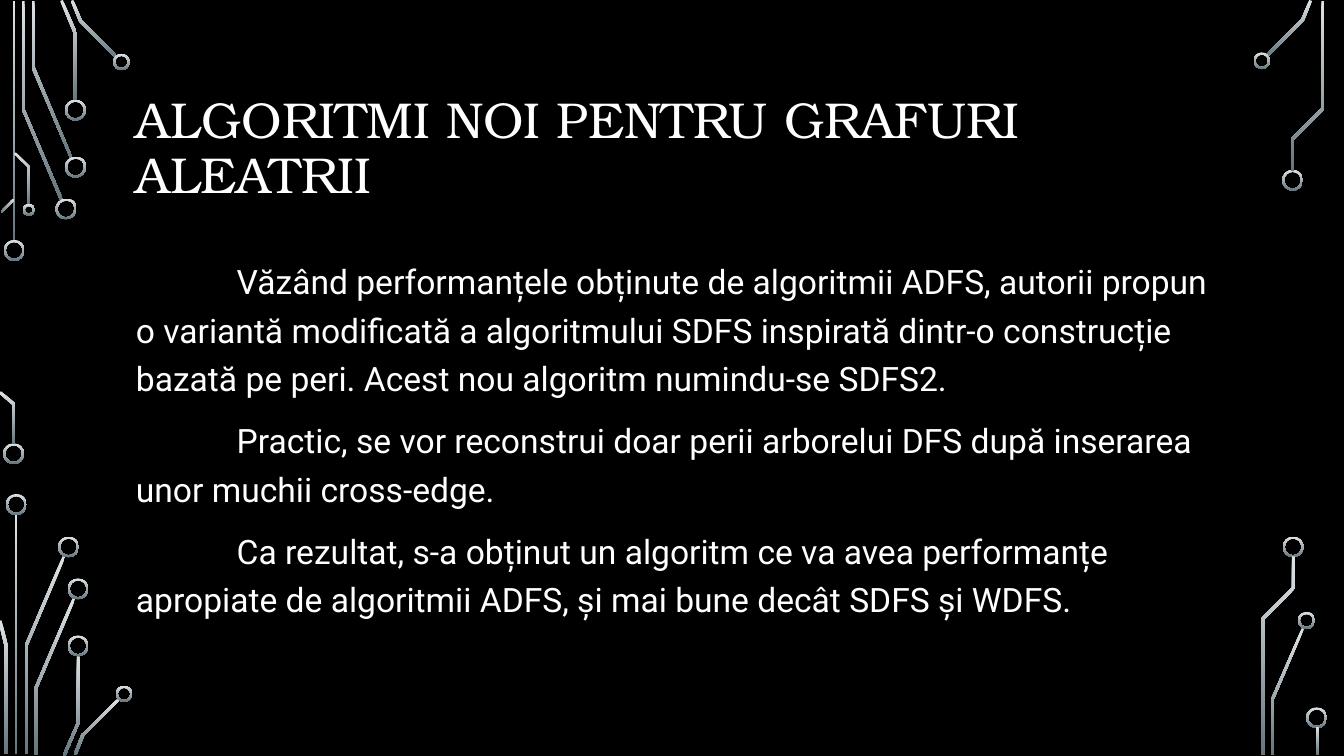
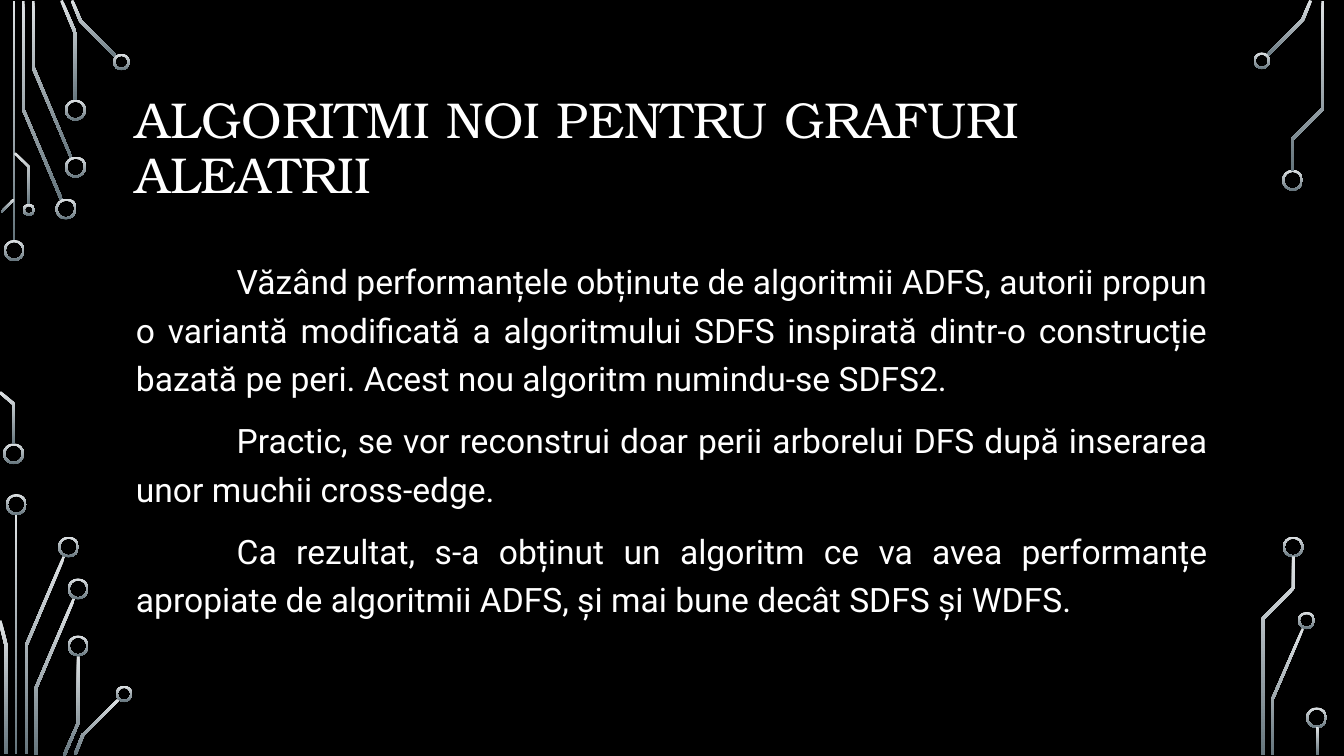
Before and after one commit to MattiaIojica/Incremental-DFS-Algorithms, a slide deck: slide 12 of Prezentare Incremental DFS algorithms.pptx. Drawn at 1344x756 pixels with LibreOffice and Linux fonts; fonts in the diff are those of the drawing; background and template pictures are left out. Boxes give left, top, right and bottom in pixels: in the first picture for what was removed or moved away, otherwise in the second. Text is boxed around its words. In the diff, an @@ line names an element or a change of style, - is before the commit and + after.

```diff
--- a/Prezentare Incremental DFS algorithms.pptx
+++ b/Prezentare Incremental DFS algorithms.pptx
@@ text "Văzând performanțele obținute de algoritmii ..." at (x1=136, y1=268, x2=1208, y2=621): alignment left to justified @@
```
Also in this commit, not shown: 9 other slides changed.
